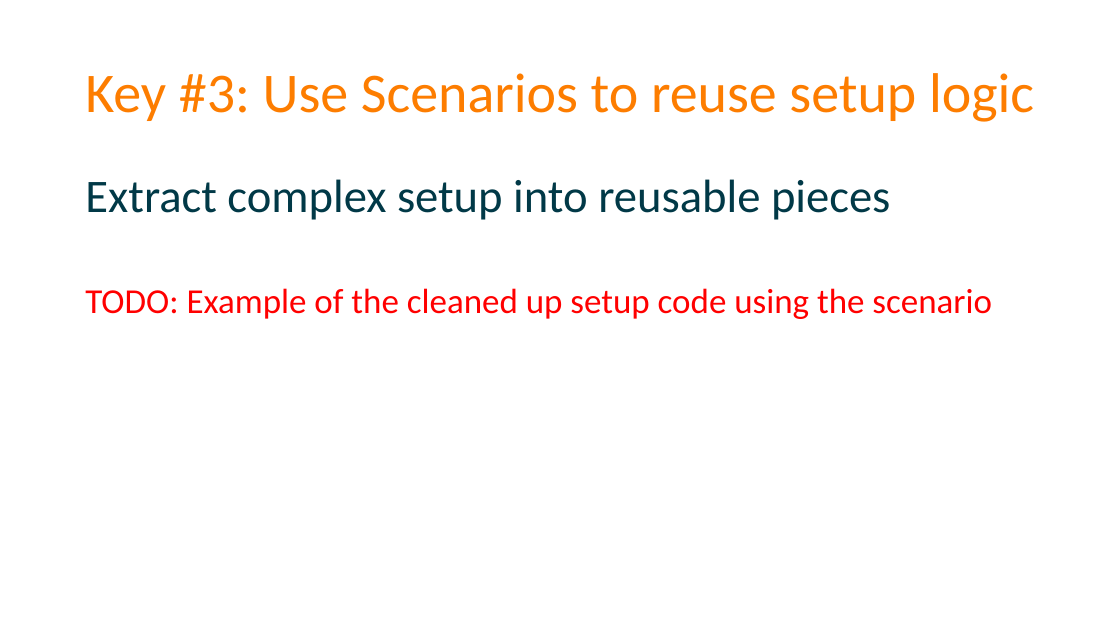
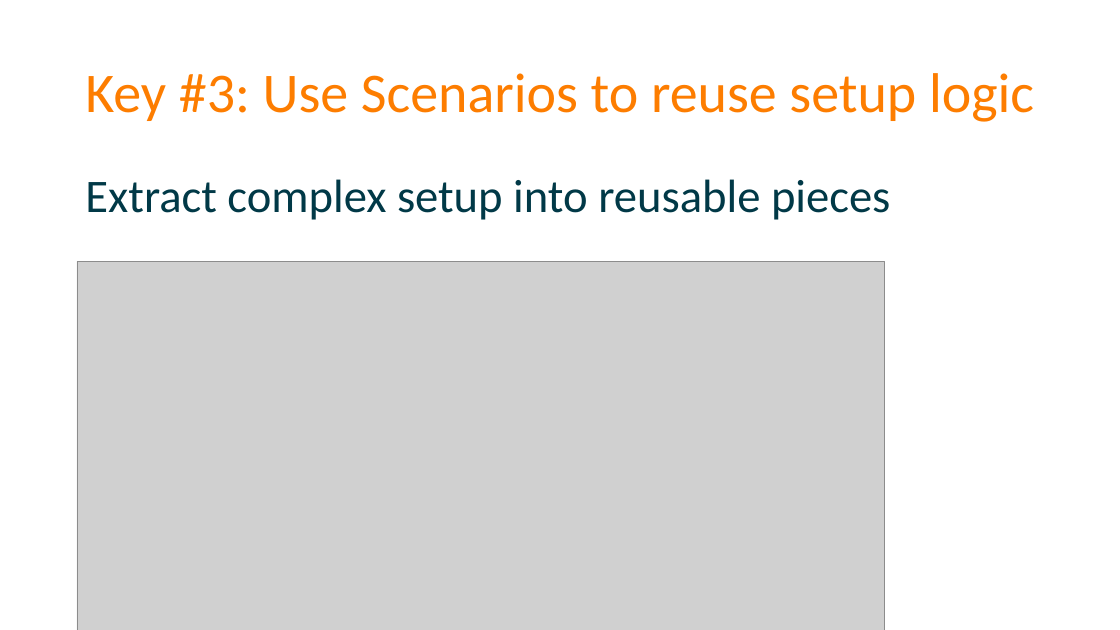
Before and after one commit to spetryjohnson/Talk-Patterns_of_Effective_Test_Setup, a slide deck: slide 68 of POETS - CodeMash 2017.pptx (slide 69 before the commit). Drawn at 1120x630 pixels with LibreOffice and Linux fonts; fonts in the diff are those of the drawing; grey boxes stand for pictures. Boxes give left, top, right and bottom in pixels: in the first picture for what was removed or moved away, otherwise in the second. Text is boxed around its words. In the diff, an @@ line names an element or a change of style, - is before the commit and + after.

```diff
--- a/POETS - CodeMash 2017.pptx
+++ b/POETS - CodeMash 2017.pptx
@@ picture added at bbox=[77, 261, 886, 630] @@
@@ text at bbox=[85, 288, 992, 319]: paragraph removed @@
-TODO: Example of the cleaned up setup code using the scenario
```
Also in this commit, not shown: 3 other slides changed, 1 slide removed, 4 other files.
